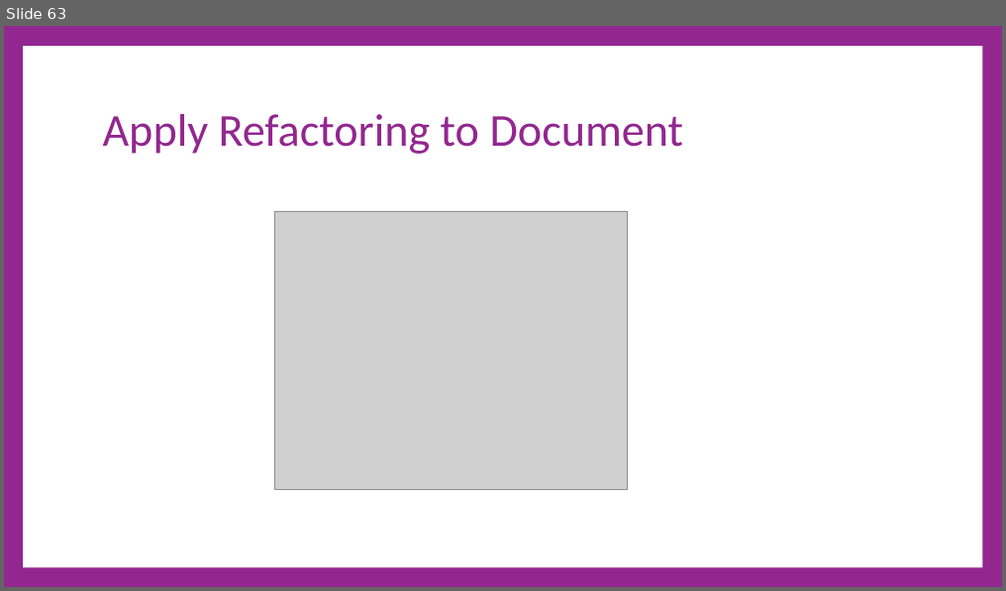
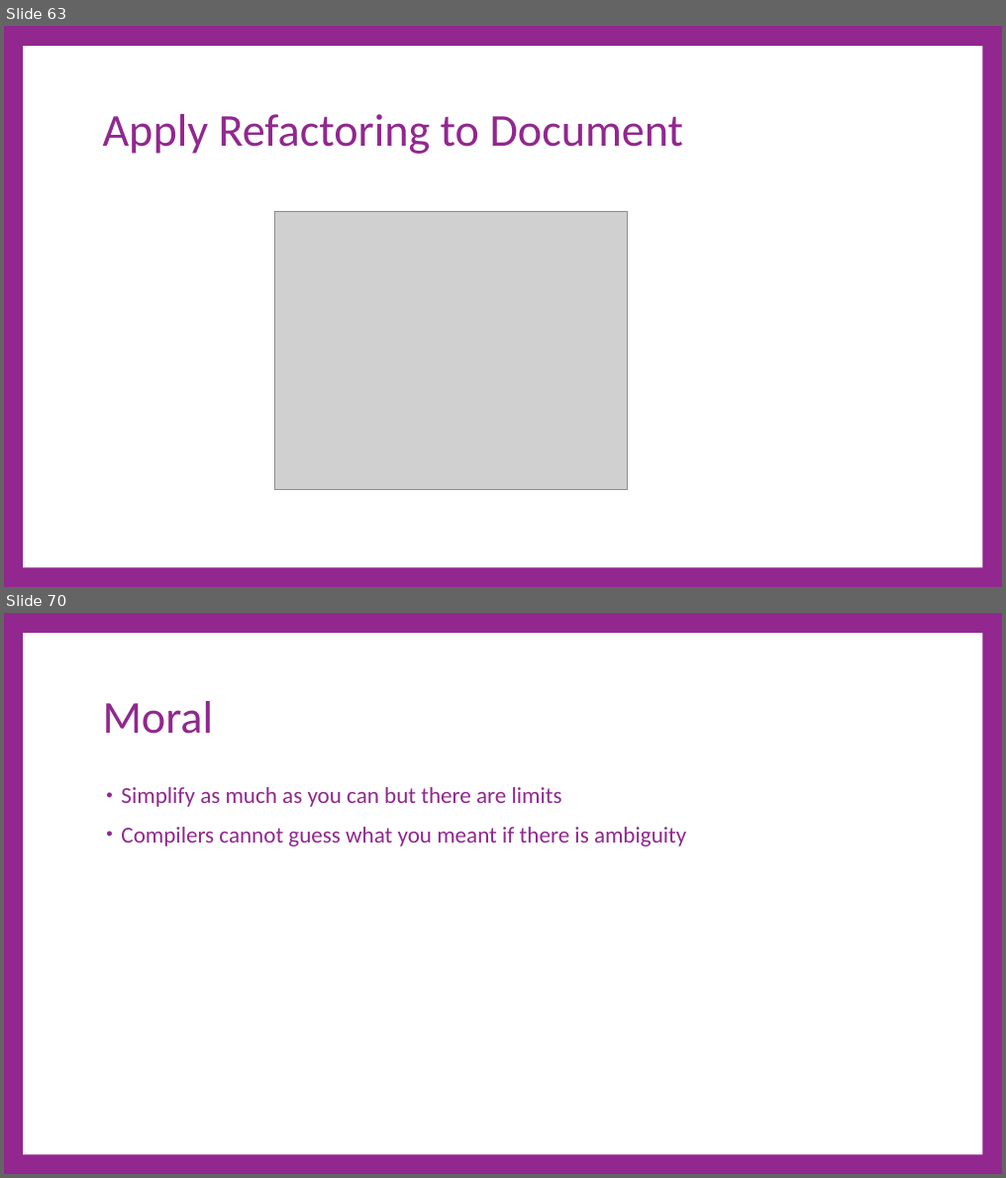
Before and after one commit to cdiggins/cs321, a slide deck: class-notes/cs321-winter-2023-lecture-8-console-app-walkthrough.pptx. Shown one above the other, each under a label of ours: slide 63 before the commit, slides 63 and 70 after it; the slides between them are not shown. The pictures are 1006x591 and 1006x1178 pixels, drawn with LibreOffice and Linux fonts; fonts in the diff are those of the drawing; grey boxes stand for pictures. Boxes give left, top, right and bottom in pixels: in the first picture for what was removed or moved away, otherwise in the second. Text is boxed around its words. In the diff, an @@ line names an element or a change of style, - is before the commit and + after.

```diff
--- a/class-notes/cs321-winter-2023-lecture-8-console-app-walkthrough.pptx
+++ b/class-notes/cs321-winter-2023-lecture-8-console-app-walkthrough.pptx
@@ slide 70 added at box(4, 613, 1002, 1174), background #92278F; not listed: 1 template element that a slide beside it also shows @@
@@ title added at box(103, 701, 214, 734), 66 pt, text #92278F @@
+Moral
@@ text added at box(121, 787, 686, 847), 33 pt, text #92278F @@
+• Simplify as much as you can but there are limits
+• Compilers cannot guess what you meant if there is ambiguity
```
Also in this commit, not shown: 1 slide changed, 13 other slides added, 1 slide removed, 4 other files.
